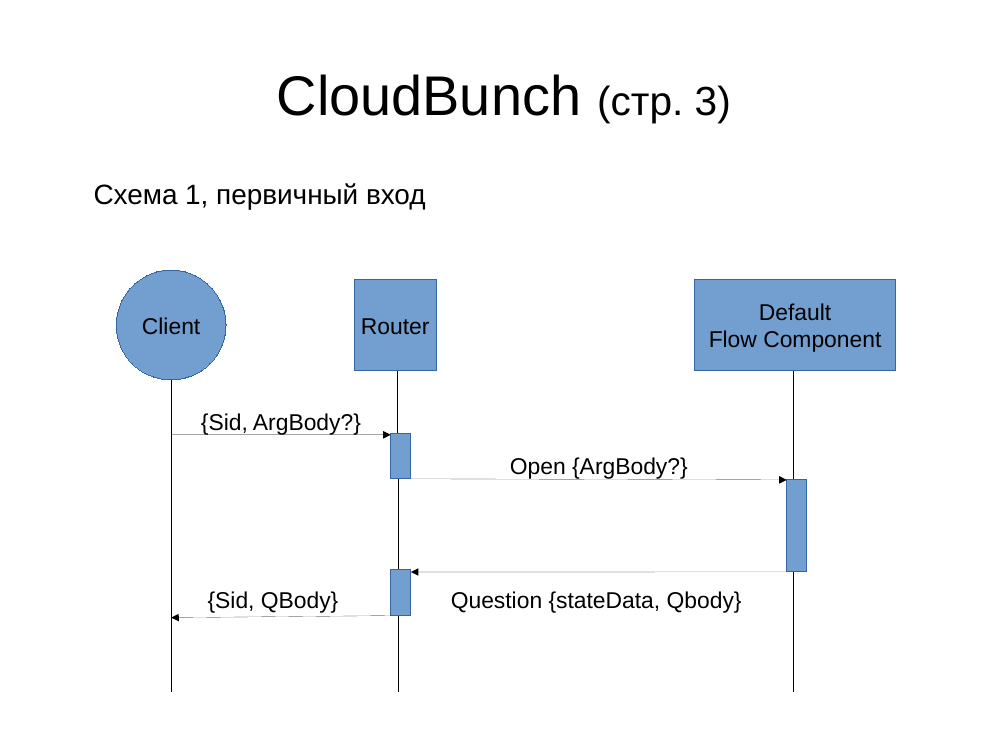
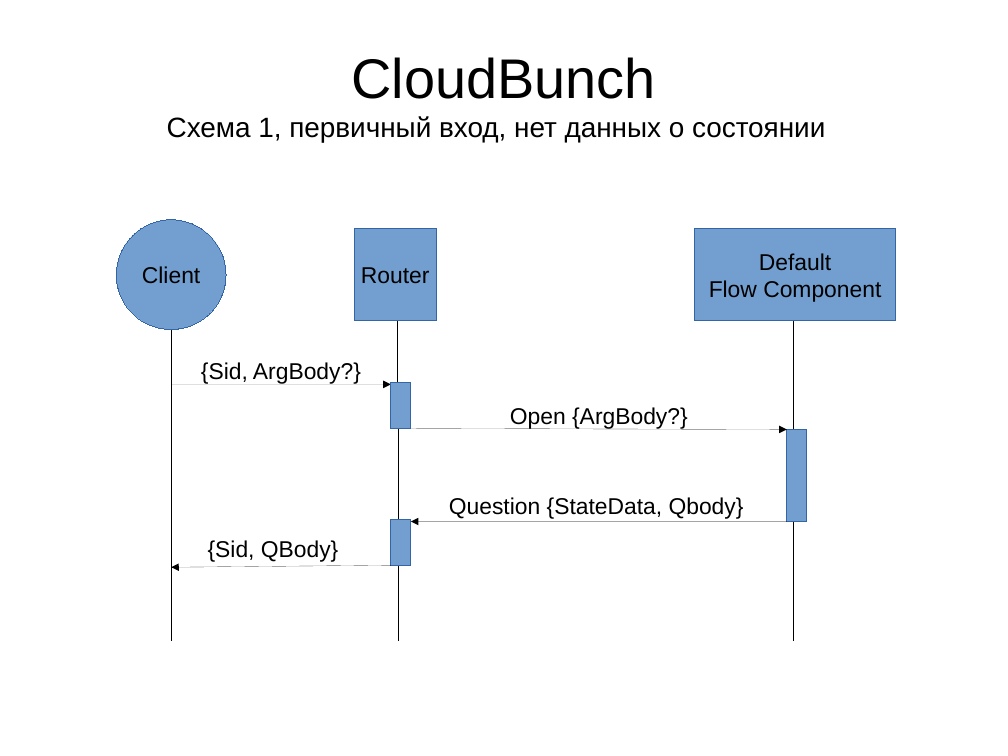
Before and after one commit to krieven/Stacker, a slide deck: slide 10 of conception/presentation1.odp (slide 9 before the commit). Drawn at 1008x756 pixels with LibreOffice and Linux fonts; fonts in the diff are those of the drawing. Boxes give left, top, right and bottom in pixels: in the first picture for what was removed or moved away, otherwise in the second. Text is boxed around its words. In the diff, an @@ line names an element or a change of style, - is before the commit and + after.

```diff
--- a/conception/presentation1.odp
+++ b/conception/presentation1.odp
@@ title at (167, 57, 825, 143): text changed; size 44 to 22 pt @@
-CloudBunch (стр. 3)
+CloudBunch
+Схема 1, первичный вход, нет данных о состоянии
@@ text removed at (94, 183, 426, 210) @@
-Схема 1, первичный вход
@@ text at (449, 497, 744, 519): text changed @@
-Question {stateData, Qbody}
+Question {StateData, Qbody}
@@ 5 rectangles, 5 lines, 2 arrows, 1 text, 1 ellipse: place and size @@
-5 rectangles, 5 lines, 2 arrows, 1 text, 1 ellipse at (116, 270, 896, 692)
+5 rectangles, 5 lines, 2 arrows, 1 text, 1 ellipse at (116, 220, 896, 641)
```
Also in this commit, not shown: 9 other slides changed, 3 slides added, 20 other files.
